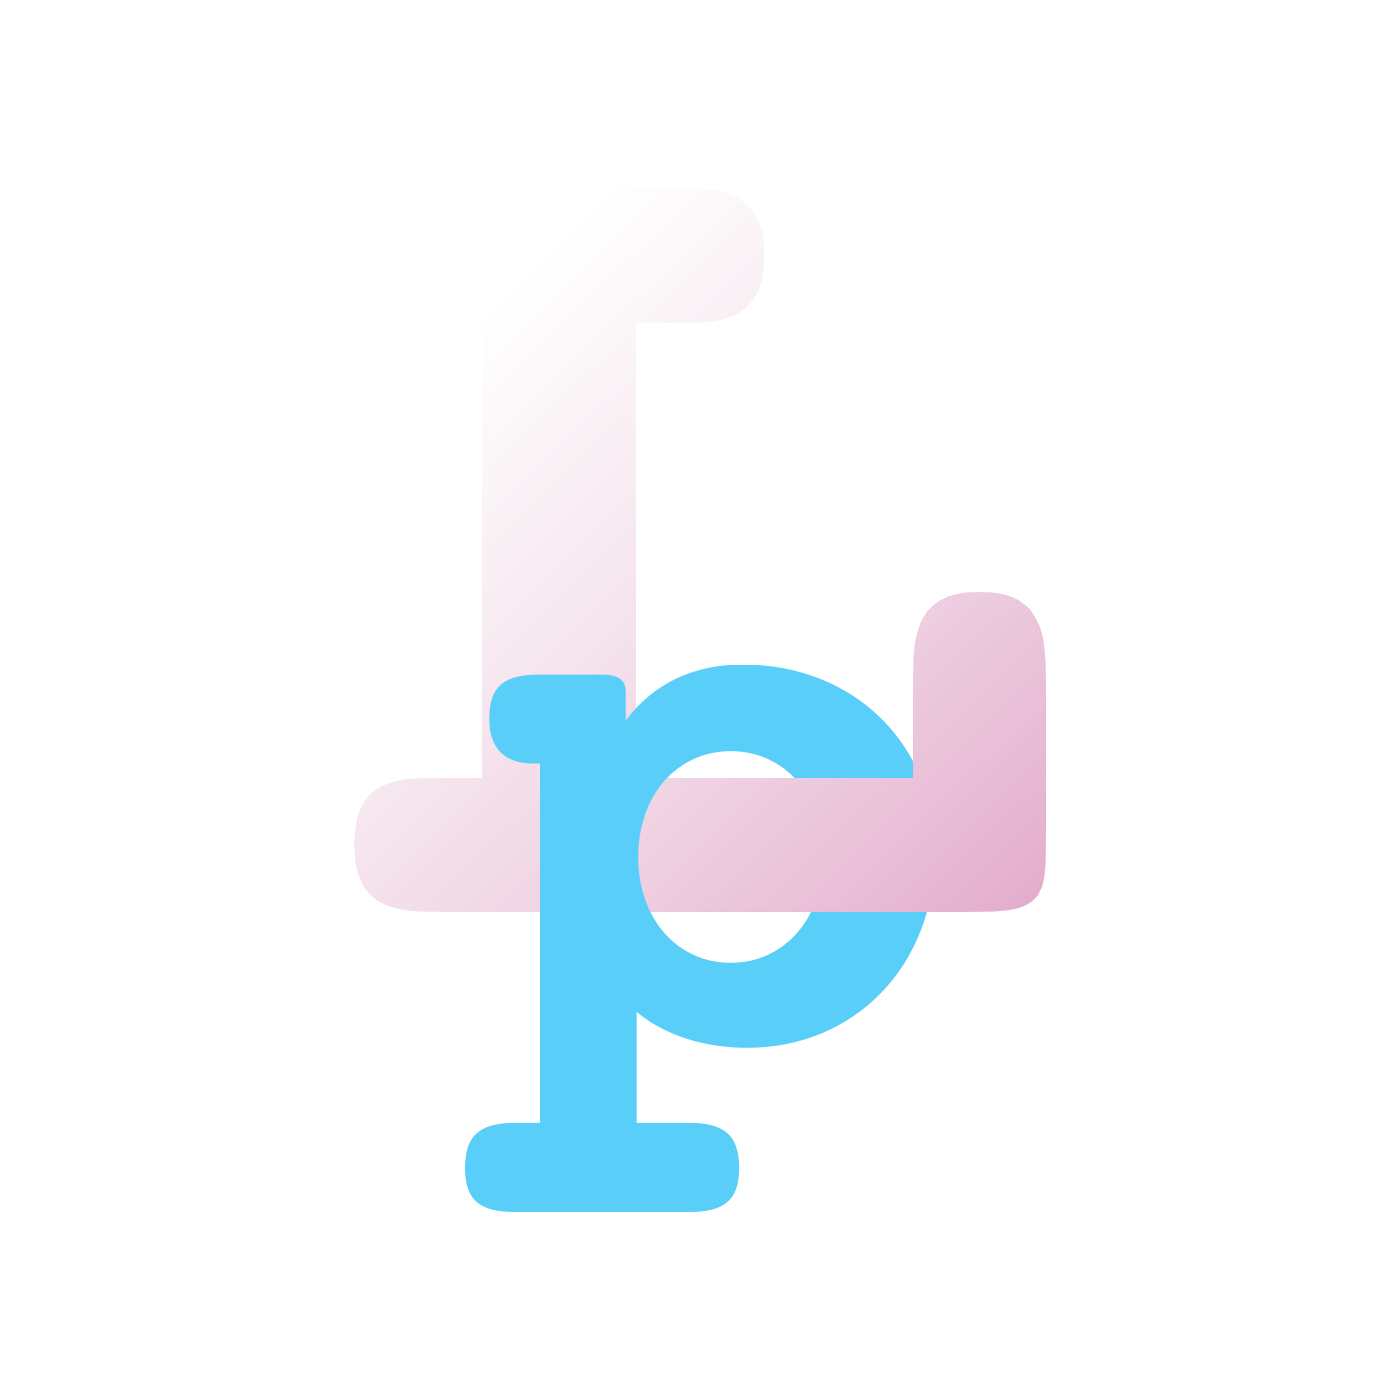
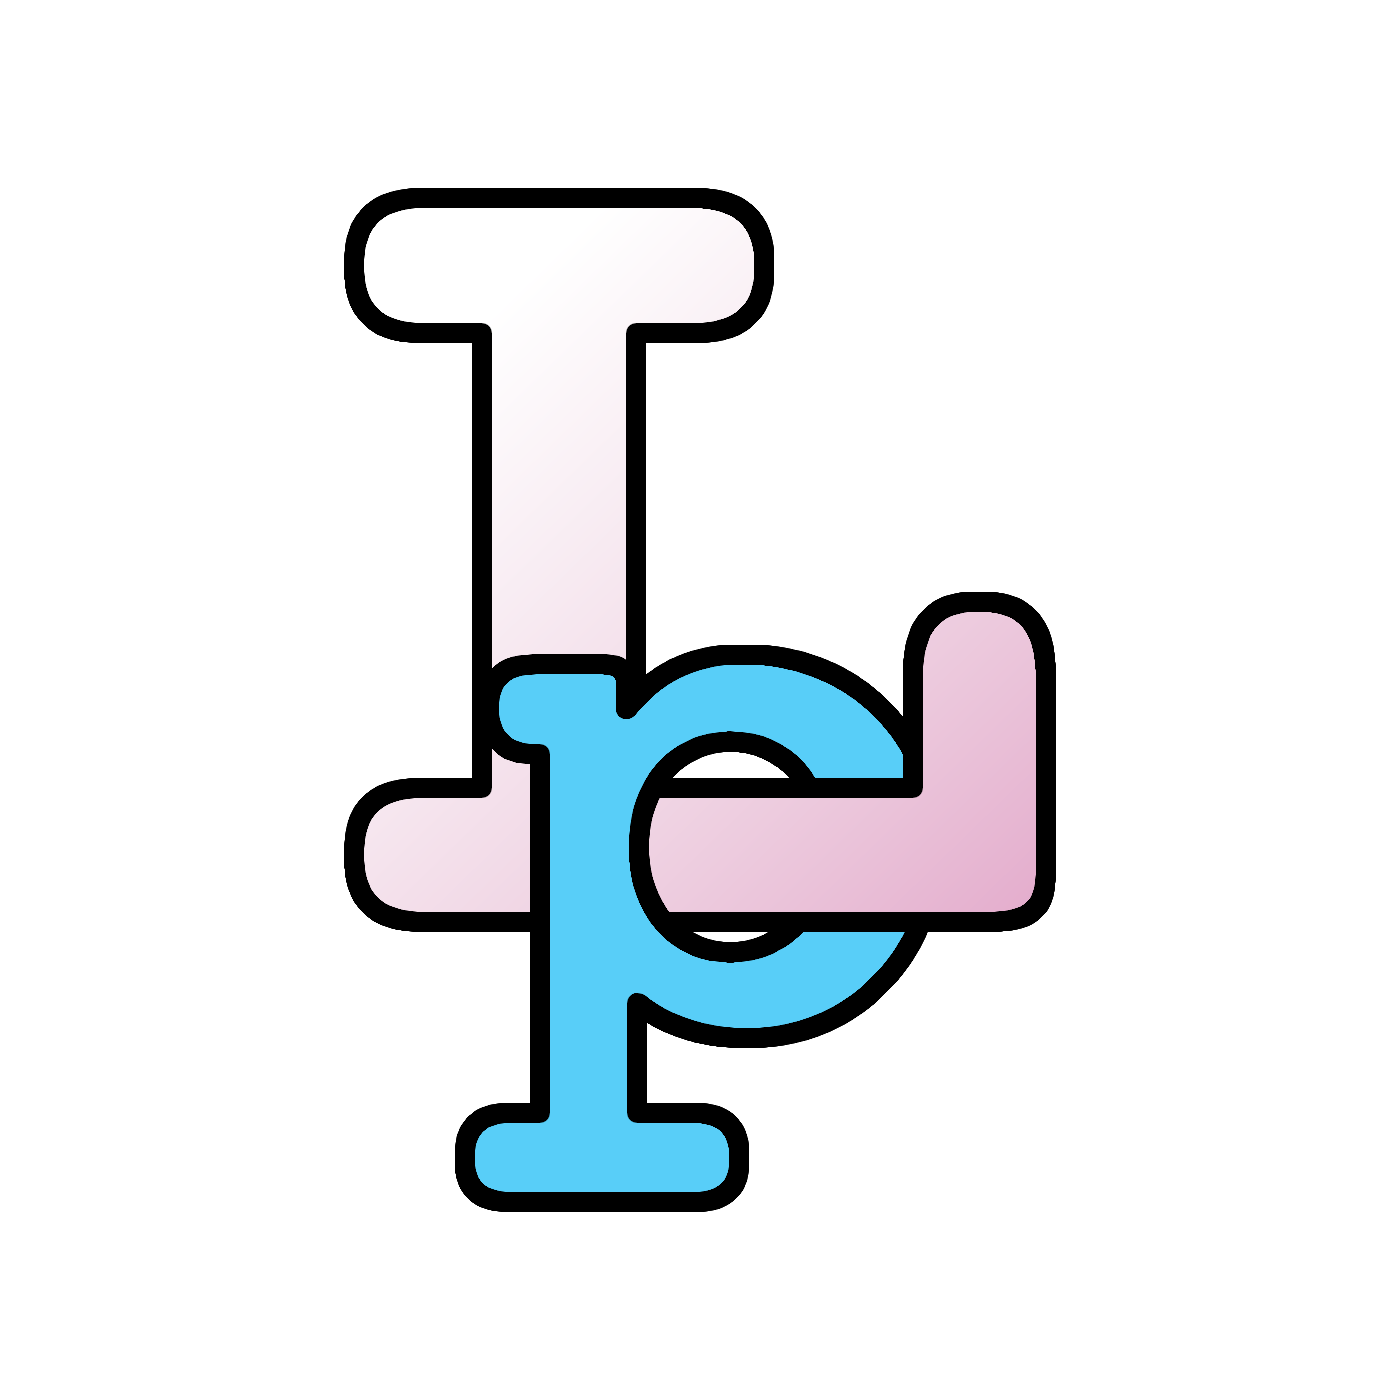
Layers edited between the first and the second 1400px x 1400px image:
showed "L_paint_stroke_over_300", painted on it over [344, 188, 896, 896]
hid "L_paint_over_300", painted on it over [344, 188, 896, 960]
showed "p_paint_stroke_200", painted on it over [344, 448, 768, 1088]
showed "L_paint_stroke_300", painted on it over [344, 188, 896, 768]
hid "L_paint_300", painted on it over [344, 188, 896, 768]